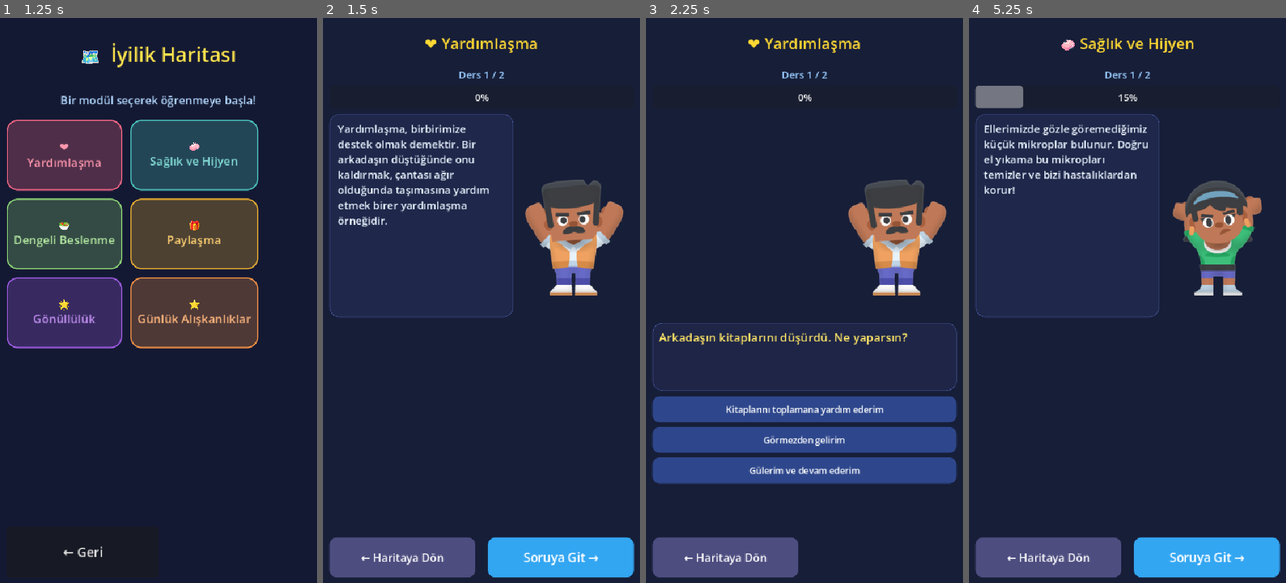
Above: before the commit, frames 1-4 (left to right).
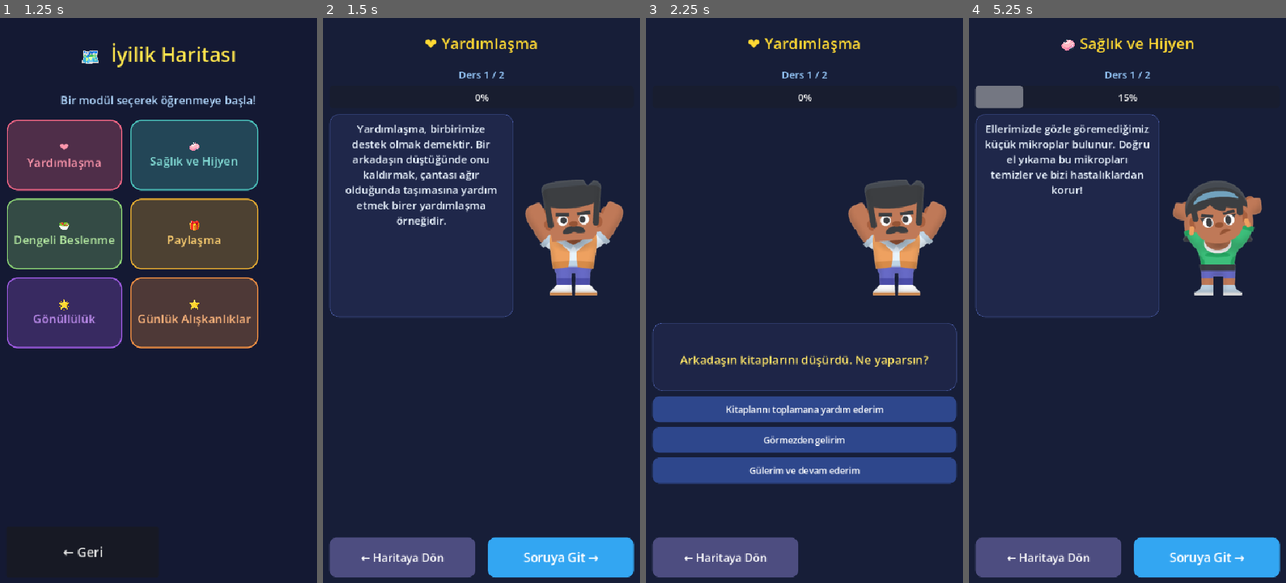
Above: after the commit, the same moments.

Repository: 42-Istanbul-Freelance/losev_iyilik_kahraman
Game: Godot game, scene res://scenes/MainMenu.tscn
Same seed, same stepped clock (60 frames per second), same inputs: the game is played once before the commit and once after it. Sound files missing from this copy of the repository are replaced by a short silence.
Inputs:
- Up to frame 1 (1.25 s): click "🗺️ Haritaya Git" at 0.5 s
- Up to frame 2 (1.5 s): click "❤️ Yardımlaşma" at 1.25 s
- Up to frame 3 (2.25 s): click "Soruya Git →" at 2 s
- Up to frame 4 (5.25 s): click "Kitaplarını toplamana yardım …" at 2.75 s; click "Devam →" at 3.5 s; click "← Haritaya Dön" at 4.25 s; click "🧼 Sağlık ve Hijyen" at 5 s

Frame 1 is identical in both runs. In frame 2, 2.9% of the frame differs, in the area x 4-55%, y 18-37%; in frame 3, 1.3%; in frame 4, 2.0%.

Commit message:
fix: bg müzik melodik + metin ortalaması
- bgmusic.ogg: Python numpy ile pentatonik Do-majör melodi (60.5sn, 148KB)
- LessonScene: tüm label'lara VERTICAL_ALIGNMENT_CENTER
- LessonText RichTextLabel: scroll_active=false, yatay ortalama
- Metinler artık panelin tam ortasında

Diff:
--- a/scripts/LessonScene.gd
+++ b/scripts/LessonScene.gd
@@ -51,6 +51,20 @@
 	if back:
 		UITheme.apply_button_style(back, Color(0.3, 0.3, 0.5))
 
+	# Dikey ortalama - tüm label'lar tam ortada
+	for lbl_name in ["TitleLabel", "LessonCounter", "QuestionLabel",
+					  "FeedbackLabel", "DailyTaskLabel"]:
+		var lbl = get_node_or_null(lbl_name)
+		if lbl is Label:
+			lbl.vertical_alignment = VERTICAL_ALIGNMENT_CENTER
+			lbl.horizontal_alignment = HORIZONTAL_ALIGNMENT_CENTER
+
+	# RichTextLabel için ortalama: scroll devre dışı, dikey dolgu
+	if lesson_text:
+		lesson_text.scroll_active = false
+		lesson_text.horizontal_alignment = HORIZONTAL_ALIGNMENT_CENTER
+
+
 
 func _show_lesson(index: int):
 	if index >= lessons.size():
Not shown, added: ss/Ekran görüntüsü_2026-03-01_00-48-52.png.import
Not shown, added: ss/Ekran görüntüsü_2026-03-01_00-49-06.png.import
Not shown, added: ss/Ekran görüntüsü_2026-03-01_00-49-19.png.import
Not shown, added: ss/Ekran görüntüsü_2026-03-01_00-49-29.png.import
Not shown, added: ss/Ekran görüntüsü_2026-03-01_00-49-41.png.import
Not shown, changed: assets/audio/sfx/bgmusic.ogg
